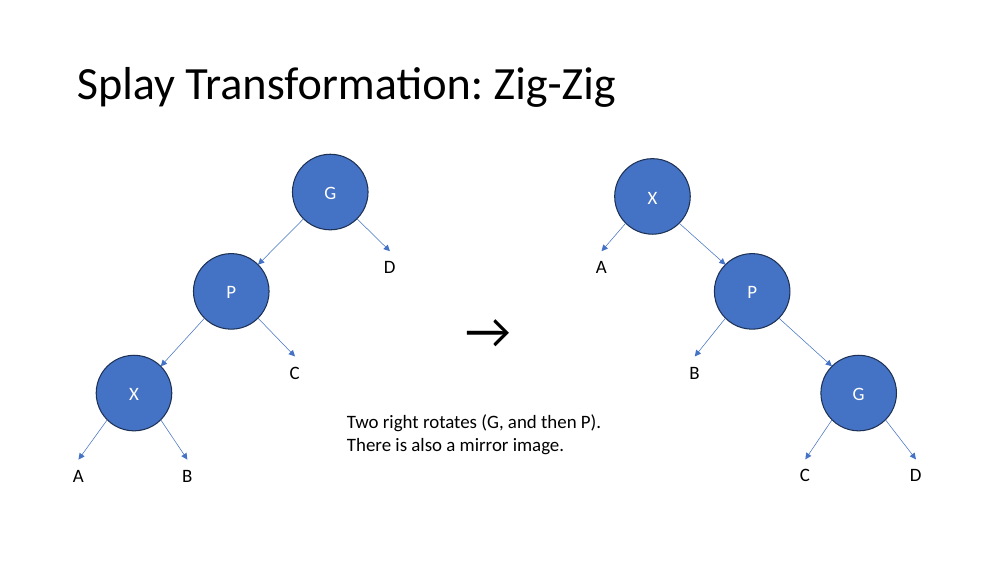
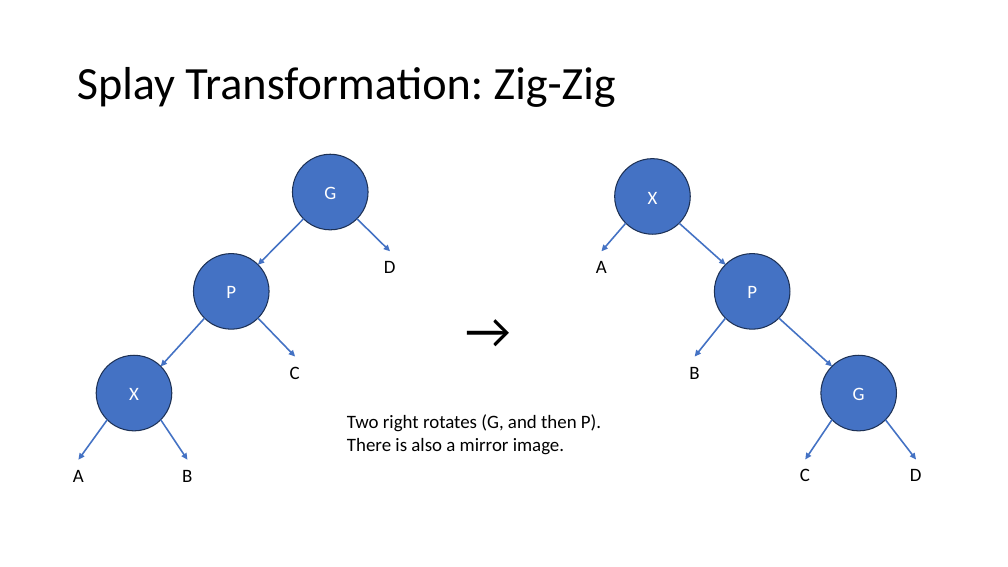
Before and after one commit to pchapin/cpp, a slide deck: slide 14 of SplayTree/SplayTrees.pptx. Drawn at 1008x567 pixels with LibreOffice and Linux fonts; fonts in the diff are those of the drawing. Boxes give left, top, right and bottom in pixels: in the first picture for what was removed or moved away, otherwise in the second. Text is boxed around its words. In the diff, an @@ line names an element or a change of style, - is before the commit and + after.

Commit message:
More work on the SplayTrees presentation.

```diff
--- a/SplayTree/SplayTrees.pptx
+++ b/SplayTree/SplayTrees.pptx
@@ arrow (304, 219) - (258, 265): stroke #4472C4 0.5 pt to #4472C4 1.5 pt @@
@@ arrow (357, 219) - (390, 251): stroke #4472C4 0.5 pt to #4472C4 1.5 pt @@
@@ arrow (626, 223) - (602, 251): stroke #4472C4 0.5 pt to #4472C4 1.5 pt @@
@@ arrow (679, 223) - (726, 265): stroke #4472C4 0.5 pt to #4472C4 1.5 pt @@
@@ arrow (205, 318) - (161, 367): stroke #4472C4 0.5 pt to #4472C4 1.5 pt @@
@@ arrow (258, 318) - (295, 357): stroke #4472C4 0.5 pt to #4472C4 1.5 pt @@
@@ arrow (726, 318) - (695, 357): stroke #4472C4 0.5 pt to #4472C4 1.5 pt @@
@@ arrow (779, 318) - (833, 367): stroke #4472C4 0.5 pt to #4472C4 1.5 pt @@
@@ arrow (107, 420) - (79, 460): stroke #4472C4 0.5 pt to #4472C4 1.5 pt @@
@@ arrow (161, 420) - (188, 460): stroke #4472C4 0.5 pt to #4472C4 1.5 pt @@
@@ arrow (833, 420) - (805, 460): stroke #4472C4 0.5 pt to #4472C4 1.5 pt @@
@@ arrow (885, 420) - (917, 460): stroke #4472C4 0.5 pt to #4472C4 1.5 pt @@
```
Also in this commit, not shown: 8 other slides changed, 4 slides added.
